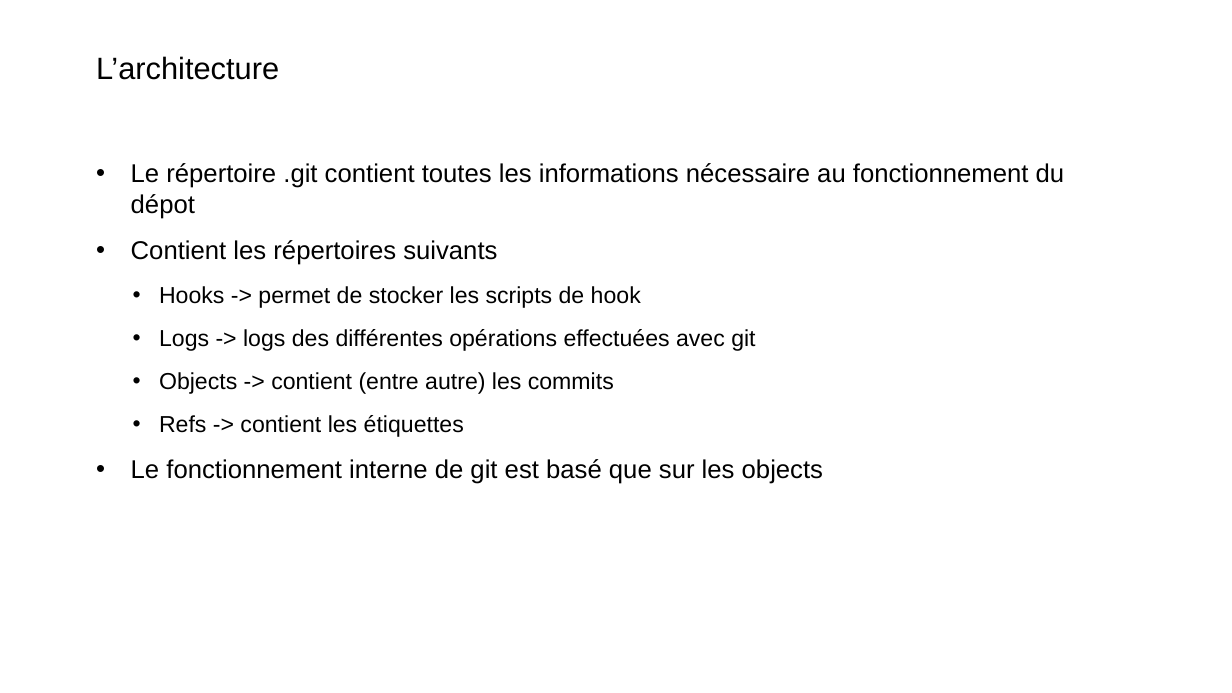
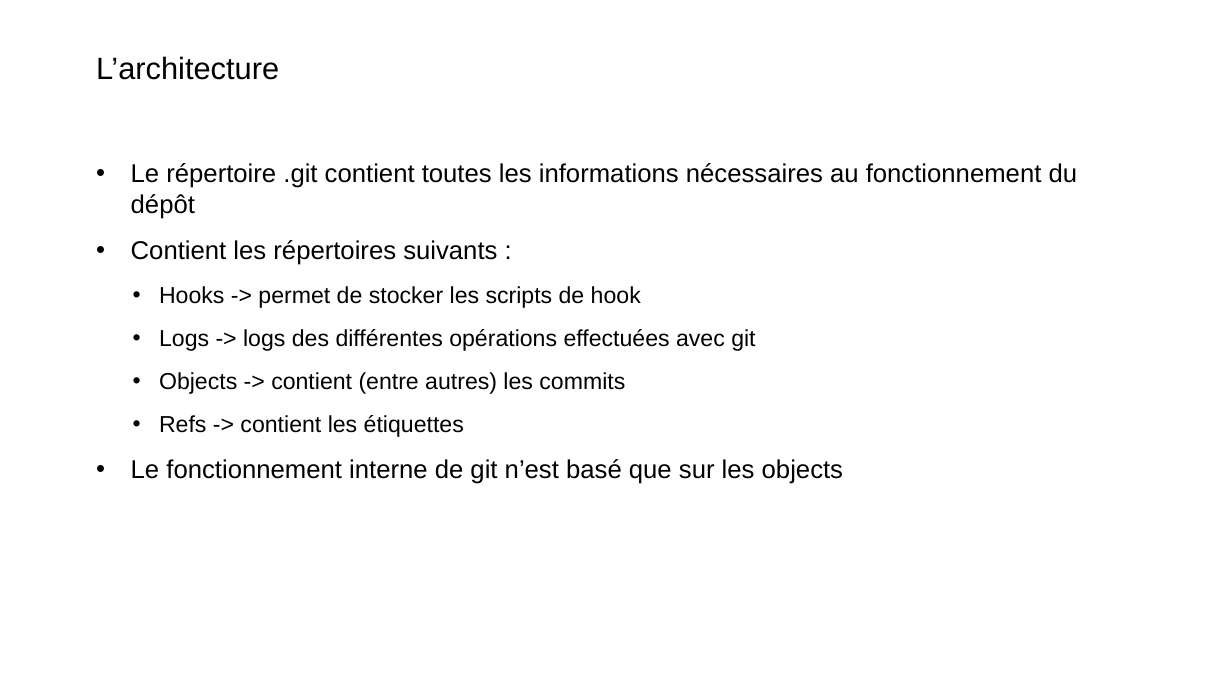
Before and after one commit to Xaviou1003/formation-git, a slide deck: slide 3 of Formation Git - avancée.pptx. Drawn at 1232x693 pixels with LibreOffice and Linux fonts; fonts in the diff are those of the drawing; background and template pictures are left out. Boxes give left, top, right and bottom in pixels: in the first picture for what was removed or moved away, otherwise in the second. Text is boxed around its words. In the diff, an @@ line names an element or a change of style, - is before the commit and + after.

```diff
--- a/Formation Git - avancée.pptx
+++ b/Formation Git - avancée.pptx
@@ text at (131, 163, 1078, 265): text changed @@
-• Le répertoire .git contient toutes les informations nécessaire au fonctionnement du dépot
-• Contient les répertoires suivants
+• Le répertoire .git contient toutes les informations nécessaires au fonctionnement du dépôt
+• Contient les répertoires suivants :
@@ text at (159, 372, 625, 394): text changed @@
-  • Objects -> contient (entre autre) les commits
+  • Objects -> contient (entre autres) les commits
@@ text at (131, 459, 843, 484): text changed @@
-• Le fonctionnement interne de git est basé que sur les objects
+• Le fonctionnement interne de git n’est basé que sur les objects
```
Also in this commit, not shown: 10 other slides changed, 1 other file.
